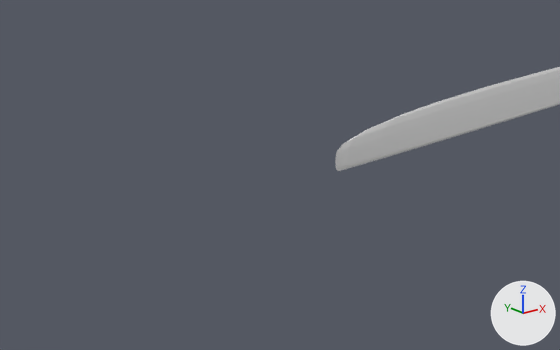
One commit to the Blender file Katana.blend: the scene before it, then after it.
One viewpoint serves both versions: a 50 mm lens placed at (-0.664, -0.686, 0.105), pointed at (-0.503, -0.485, 0.025). Lighting does not change. The marker at lower right points along +X, +Y and +Z.

Objects in the first picture: 'Blade'.
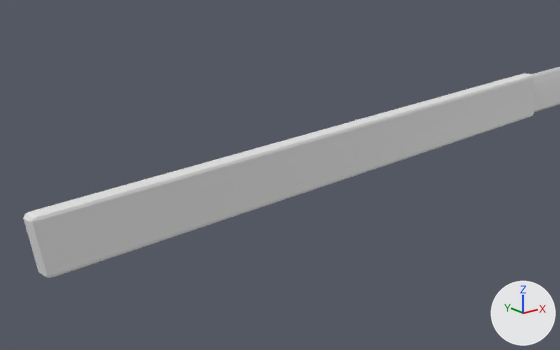
The change in detail:
Mesh me_plane is new.
It has 64 vertices, 54 faces and spans x -0.113..0.109, y -0.012..0.02, z -0.003..0.003.
Object 'Handle' (ob_handle) is new; it shows me_plane.
Its location is (-0.4835, -0.4965, 0.0284).
Its rotation in degrees is (90, 0, 0).

Pixel boxes (x1, y1, x2, y2) of what changed, in the pictures (560 x 350 px):
'Handle', added
    after: (23, 73, 534, 278)
'Blade', unchanged, covered by the edit
    before: (335, 67, 560, 171)
    after: (532, 67, 560, 112)
